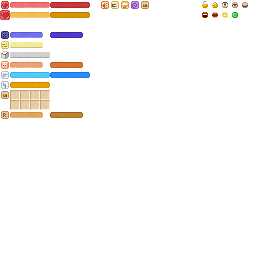
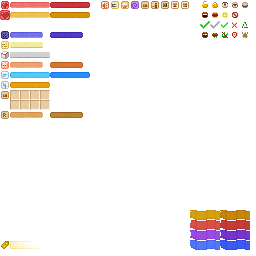
Before/after of a 256x256 layered artwork. What changed in the layer stack:
added layer "标签 - 黄 拷贝" above "标签 - 黄" over [190, 210, 220, 220]
added layer "标签 - 黄" above "标签 - 红 拷贝" over [220, 210, 250, 220]
added layer "标签 - 红 拷贝" above "标签 - 红" over [190, 220, 220, 230]
added layer "标签 - 红" above "标签 - 紫 拷贝" over [220, 220, 250, 230]
added layer "标签 - 紫 拷贝" above "标签 - 紫" over [190, 230, 220, 240]
added layer "标签 - 紫" above "标签 - 蓝 拷贝" over [220, 230, 250, 240]
added layer "标签 - 蓝 拷贝" above "标签 - 蓝" over [190, 240, 220, 250]
added layer "标签 - 蓝" above "目录" over [220, 240, 250, 250]
added layer "目录" above "回收" over [1, 241, 40, 249]
added layer "回收" above "辞职" over [242, 22, 248, 28]
added layer "辞职" above "定位" over [242, 32, 248, 38]
added layer "定位" above "蜂巢" over [232, 32, 238, 38]
added layer "蜂巢" above "工作站" over [181, 1, 189, 9]
added layer "工作站" above "吃草 - 没草吃" over [171, 1, 179, 9]
added layer "吃草 - 没草吃" above "吃草 - 正在吃" over [222, 32, 228, 38]
added layer "吃草 - 正在吃" above "吃草 - 能吃" over [212, 33, 218, 39]
added layer "吃草 - 能吃" above "吃草" over [202, 32, 208, 39]
added layer "吃草" above "拴绳" over [161, 1, 169, 9]
added layer "拴绳" above "小叉" over [151, 1, 159, 9]
added layer "小叉" above "小勾" over [232, 22, 237, 28]
added layer "小勾" above "打勾 - 待定" over [221, 22, 228, 28]
added layer "打勾 - 待定" above "打勾" over [210, 21, 220, 29]
added layer "打勾" above "禁止" over [200, 21, 210, 29]
renamed "交易" to "禁止", painted on it over [232, 12, 238, 18]
